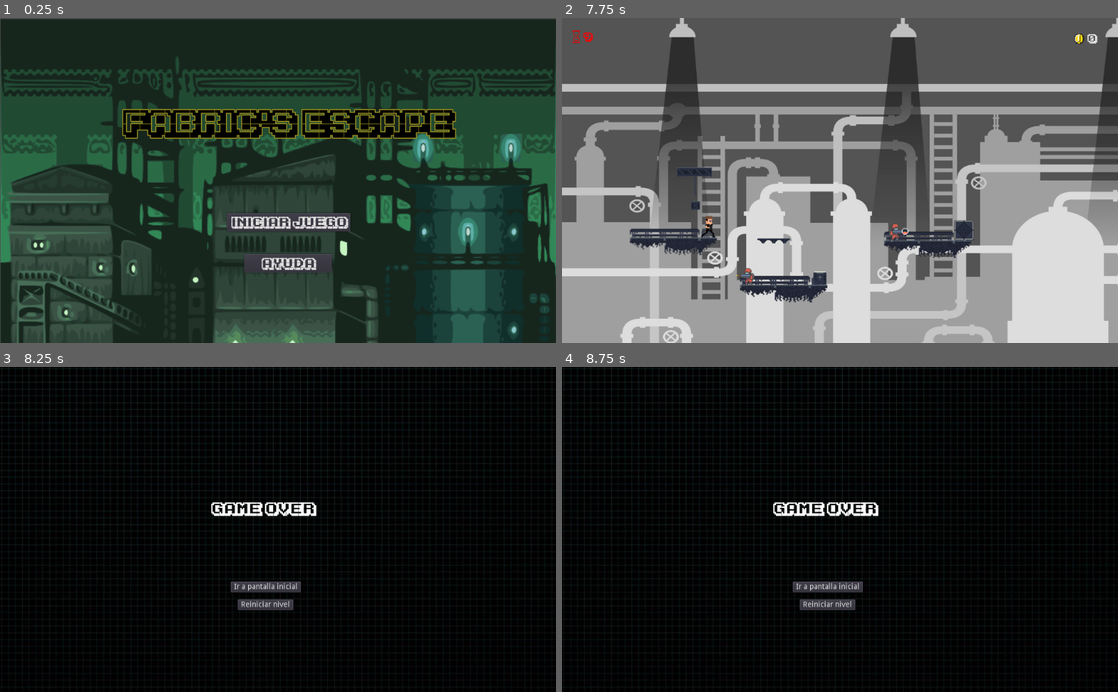
Above: before the commit, frames 1-4 (two rows, left to right).
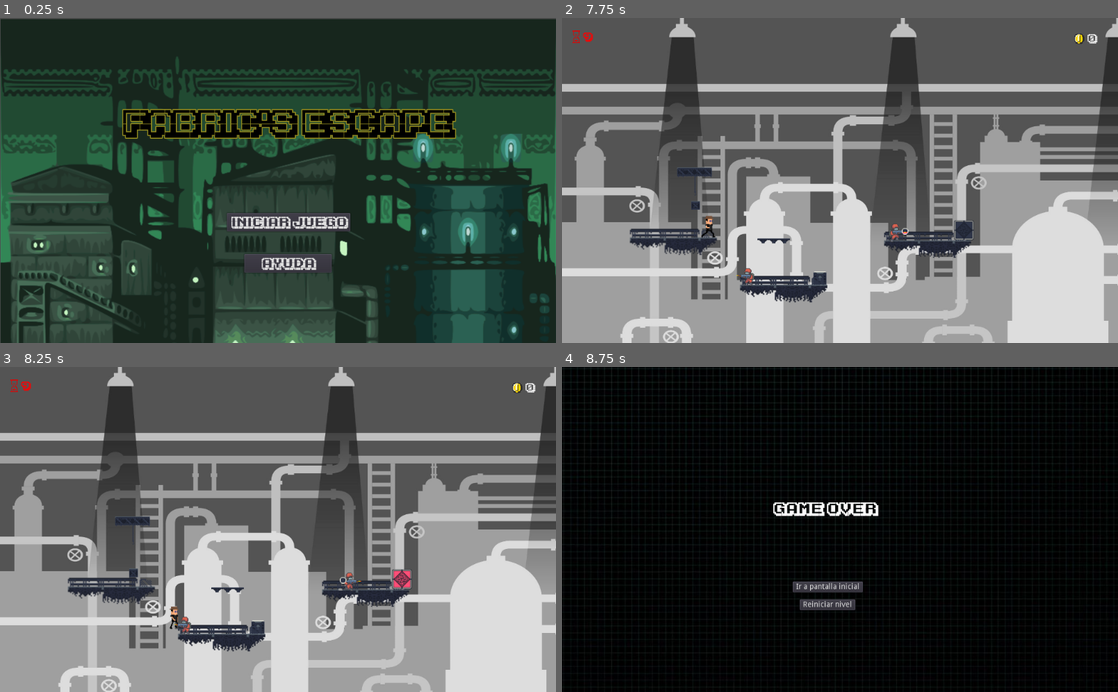
Above: after the commit, the same moments.

Repository: sennedjem/-unq-ipv-minion3
Game: Godot game, scene res://Resources/EscenaInicial.tscn
Same seed, same stepped clock (60 frames per second), same inputs: the game is played once before the commit and once after it. Sound files missing from this copy of the repository are replaced by a short silence.
Inputs:
- Up to frame 1 (0.25 s): no input
- Up to frame 2 (7.75 s): click "Iniciar juego" at 0.5 s; tap Enter (ui_accept) at 1.25, 1.52, 2.27, 4.25, 4.52, 5.27, 6.5, 6.77 s; hold Right (ui_right) 1.28-2.78 s; hold Left (ui_left) 2.78-3.5 s; click "Reiniciar nivel" at 3.5 s; hold Left (ui_left) 4.28-5.75 s; click "Reiniciar nivel" at 5.75 s; hold Right (ui_right) from 6.53 s (still down)
- Up to frame 3 (8.25 s): keep holding Right (ui_right)
- Up to frame 4 (8.75 s): keep holding Right (ui_right); tap Enter (ui_accept) at 8.27 s

Frames 1-2 are identical in both runs. In frame 3, 100% of the frame differs, in the area x 0-100%, y 0-100%; in frame 4, nothing differs.

Commit message:
fix en que solo dispare si el pj esta en el piso

Diff:
--- a/Scripts/EnemigoRojo.gd
+++ b/Scripts/EnemigoRojo.gd
@@ -77,13 +77,21 @@
 	return self.position.x< left_top_distance
 
 func _check_pj_proximity():
-	if(personajeJugablePosition.distance_to(self.global_position)<100):
+	var distanceY = personajeJugablePosition.y - global_position.y
+	if(personajeJugablePosition.distance_to(self.global_position)<100 && _same_level_y()):
 		state = "atack"
 		_check_pj_distance()
 		if !disparando:
 			_shoot_bullet()
 	else:
 		state = "normal"
+
+func _same_level_y():
+	var distanceY = personajeJugablePosition.y - global_position.y
+	if(distanceY>0):
+		return distanceY < 15
+	else:
+		return distanceY> -15
 
 func _shoot_bullet():
 	disparando = true
@@ -111,10 +119,10 @@
 
 func _check_pj_distance():
 	if(direcction == "right"):
-		if(personajeJugablePosition.x<self.global_position.x):
+		if(personajeJugablePosition.x<self.global_position.x || _im_on_right_top()):
 			_turn_left()
 	else:
-		if(personajeJugablePosition.x>self.global_position.x):
+		if(personajeJugablePosition.x>self.global_position.x || _im_on_left_top()):
 			_turn_right()
 
 func _on_Timer_timeout():
